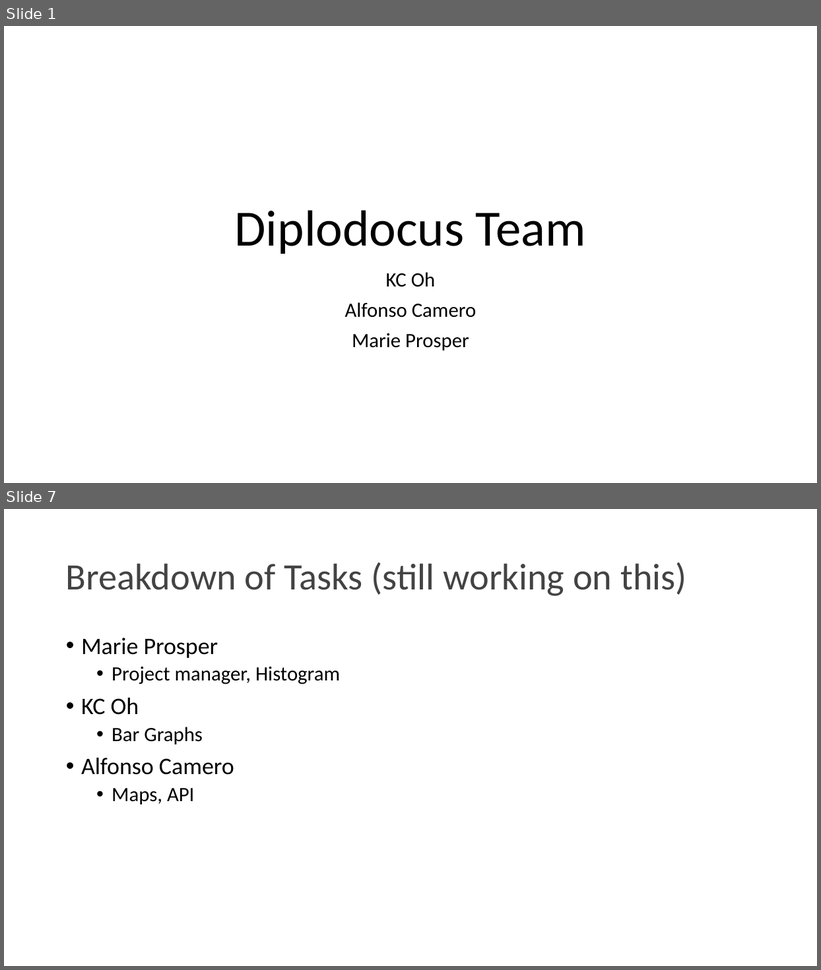
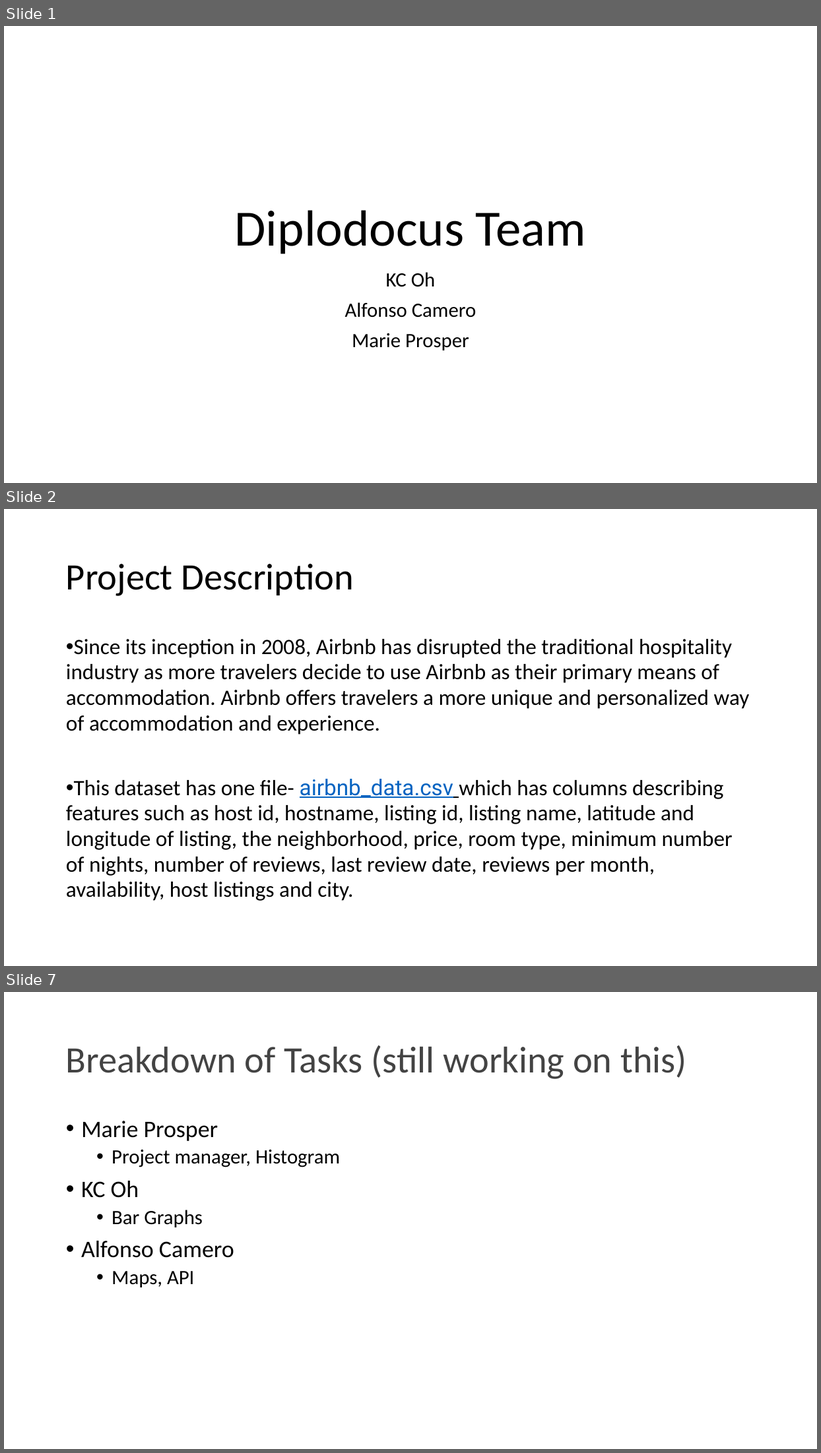
Before and after one commit to marieprosper77/Project1_Diplodocus_2, a slide deck: Diplodocus Team.pptx. Shown one above the other, each under a label of ours: slides 1 and 7 before the commit, slides 1, 2 and 7 after it; the slides between them are not shown. The pictures are 821x970 and 821x1453 pixels, drawn with LibreOffice and Linux fonts; fonts in the diff are those of the drawing. Boxes give left, top, right and bottom in pixels: in the first picture for what was removed or moved away, otherwise in the second. Text is boxed around its words. In the diff, an @@ line names an element or a change of style, - is before the commit and + after.

```diff
--- a/Diplodocus Team.pptx
+++ b/Diplodocus Team.pptx
@@ slide 2 added at (4, 509, 817, 966), background #FFFFFF @@
@@ title added at (66, 564, 354, 596), 44 pt, text #000000 @@
+Project Description
@@ text added at (66, 639, 750, 901), 25.9 pt, text #000000 @@
+• Since its inception in 2008, Airbnb has disrupted the traditional hospitality industry as more travelers decide to use Airbnb as their primary means of accommodation. Airbnb offers travelers a more unique and personalized way of accommodation and experience.
+• This dataset has one file- airbnb_data.csv which has columns describing features such as host id, hostname, listing id, listing name, latitude and longitude of listing, the neighborhood, price, room type, minimum number of nights, number of reviews, last review date, reviews per month, availability, host listings and city.
```
Also in this commit, not shown: 2 slides changed, 2 other slides added, 3 slides removed, 1 other file.
